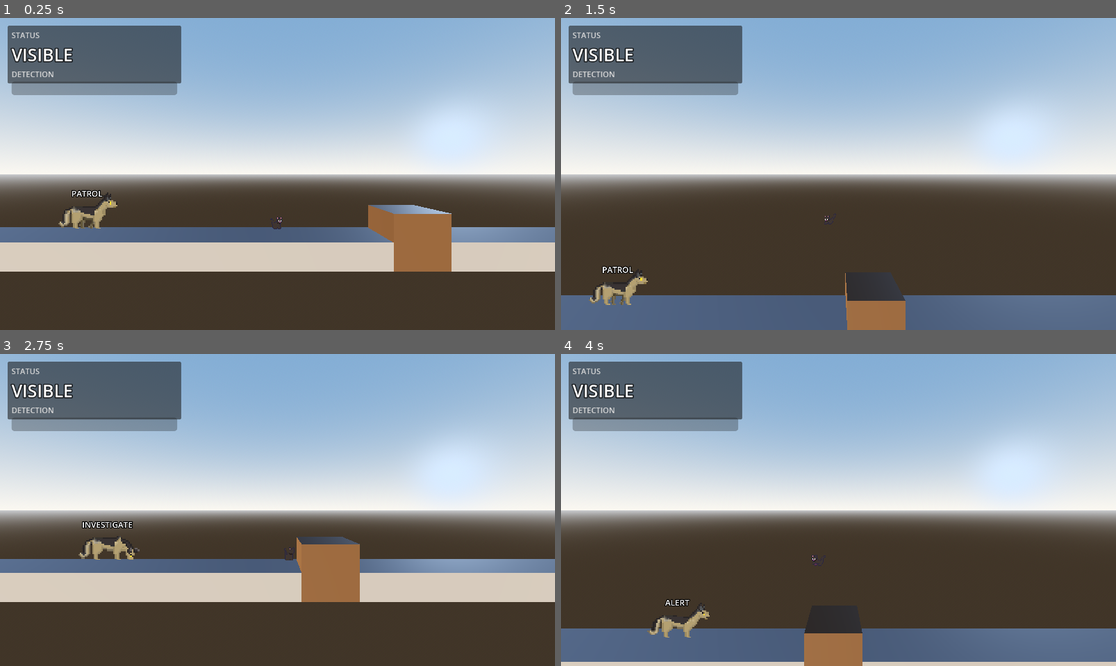
Above: before the commit, frames 1-4 (two rows, left to right).
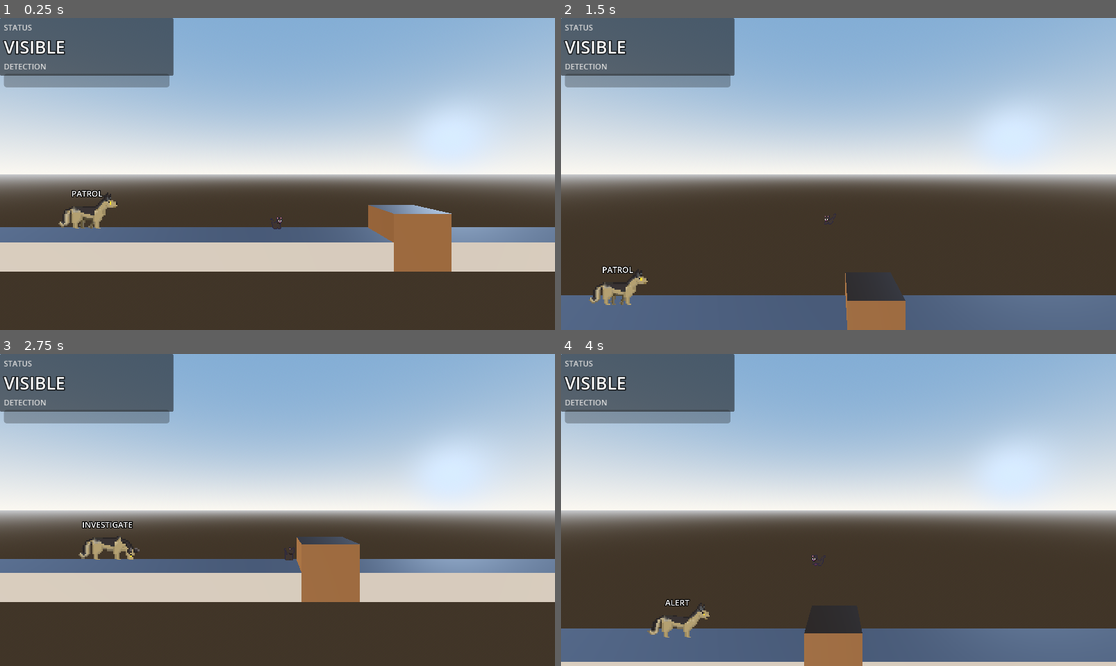
Above: after the commit, the same moments.

Repository: droptablestar/sneaky_cat2d
Game: Godot game, scene res://main.tscn
The game is run twice, just before and just after one commit, with the same random seed, the same clock (stepped at 60 frames per second) and the same inputs.
Inputs (mouse positions are in pixels of both pictures, inside the frame that each line leads up to):
- Up to frame 1 (0.25 s): no input
- Up to frame 2 (1.5 s): tap Enter (ui_accept) at 0.5, 0.77 s; move the mouse to (960, 158) at 0.52 s; hold Right (ui_right) 0.53-1.28 s; tap F (hide_toggle) at 0.6 s; click (960, 158) at 0.67 s; move the mouse to (727, 189) at 1.27 s; hold Left (ui_left) from 1.28 s (still down); tap Space at 1.35 s; click (727, 189) at 1.42 s
- Up to frame 3 (2.75 s): tap Enter (ui_accept) at 1.52 s; move the mouse to (333, 441) at 2.02 s; release Left (ui_left) at 2.03 s; hold Right (ui_right) from 2.03 s (still down); tap F (hide_toggle) at 2.1 s; click (333, 441) at 2.17 s
- Up to frame 4 (4 s): move the mouse to (810, 572) at 2.77 s; tap Space at 2.85 s; click (810, 572) at 2.92 s; tap Enter (ui_accept) at 3.02, 3.77 s; move the mouse to (1005, 556) at 3.52 s; release Right (ui_right) at 3.53 s; hold Left (ui_left) from 3.53 s (still down); tap F (hide_toggle) at 3.6 s; click (1005, 556) at 3.67 s

The runs differ from the first frame. In frame 1, 3.7% of the frame differs, in the area x 0-33%, y 0-25%; in frame 2, 3.7%; in frame 3, 3.7%; in frame 4, 3.7%.

Commit message:
ADD: pulsing for detection meter

Diff:
--- a/src/ui/hud.gd
+++ b/src/ui/hud.gd
@@ -3,6 +3,14 @@
 ## Displays player hidden status and enemy detection meter.
 ## Uses signals from player and enemy for efficient updates (no polling).
 extends CanvasLayer
+
+# Detection FX tuning
+@export var fx_min_alpha: float = 0.0
+@export var fx_max_alpha: float = 0.45
+@export var bpm_min: float = 60.0
+@export var bpm_max: float = 180.0
+@export var beat_flash: float = 0.12  # extra alpha on beat
+@export var beat_decay: float = 10.0  # higher = snappier falloff
 
 ## Reference to player node
 var _player: Node = null
@@ -10,15 +18,85 @@
 ## Reference to enemy node
 var _enemy: Node = null
 
-## Detection meter progress bar (0-100)
-@onready var detection_bar: ProgressBar = %DetectionBar
+var _det_norm: float = 0.0
+var _beat_timer: float = 0.0
+var _beat_kick: float = 0.0
 
-## Label showing HIDDEN or VISIBLE status
+@onready var detection_bar: Range = %DetectionBar
 @onready var hidden_status_label: Label = %HiddenStatusLabel
+@onready var _vignette: ColorRect = $Root/DirectionFX/Vignette
+@onready var _direction_fx: Control = $Root/DirectionFX
 
 
 func _ready() -> void:
+	# Turn the HUD UI on (tscn has everything hidden)
+	$Root.visible = true
+	$Root/Panel.visible = true
+	$Root/Panel/VBox.visible = true
+	%HiddenStatusLabel.visible = true
+	%DetectionBar.visible = true
+	$Root/Panel/VBox/HiddenTitle.visible = true
+	$Root/Panel/VBox/DetectionTitle.visible = true
+
+	_direction_fx.set_anchors_preset(Control.PRESET_FULL_RECT)
+	_vignette.set_anchors_preset(Control.PRESET_FULL_RECT)
+
+	var root: Control = $Root
+	root.set_anchors_preset(Control.PRESET_FULL_RECT)
+	root.offset_left = 0.0
+	root.offset_top = 0.0
+	root.offset_right = 0.0
+	root.offset_bottom = 0.0
+
+	# Ensure game starts with no overlay (no first-frame flash).
+	$Root/DirectionFX.visible = true
+	_vignette.visible = false
+
+	_vignette.color.a = 1.0
+	_vignette.self_modulate.a = 0.0
+	_vignette.visible = false
+
 	_connect_to_game_entities()
+	assert(_vignette, "HUD requires node at $Root/DirectionFX/Vignette (ColorRect).")
+
+
+func _process(delta: float) -> void:
+	if _vignette == null:
+		return
+
+	# _det_norm must be in [0,1]
+	var det: float = detection_bar.value
+	var t: float = clamp(det / 100.0, 0.0, 1.0)
+
+	# If no detection, effect must be fully off (no baseline pulse).
+	if t <= 0.0:
+		_vignette.visible = false
+		_vignette.self_modulate.a = 0.0
+	else:
+		_vignette.visible = true
+		var pulse := 0.5 + 0.5 * sin(Time.get_ticks_msec() / 1000.0 * TAU * 2.0)  # 2Hz
+		_vignette.self_modulate.a = t * pulse
+
+	# Base intensity grows nonlinearly near the top
+	var base_alpha: float = lerpf(fx_min_alpha, fx_max_alpha, t * t)
+
+	# Beat frequency ramps with detection
+	var bpm: float = lerpf(bpm_min, bpm_max, t)
+	var beat_period: float = 60.0 / max(bpm, 1.0)
+
+	_beat_timer += delta
+	if _beat_timer >= beat_period:
+		_beat_timer -= beat_period
+		_beat_kick = 1.0
+
+	# Decay the beat kick
+	_beat_kick = max(_beat_kick - delta * beat_decay, 0.0)
+
+	# Apply: alpha + small beat flash
+	var a: float = clampf(base_alpha + _beat_kick * beat_flash, 0.0, 1.0)
+	var m: Color = _vignette.self_modulate
+	m.a = a
+	_vignette.self_modulate = m
 
 
 ## Connects to player and enemy signals for reactive updates.
@@ -51,3 +129,4 @@
 ## Updates detection bar when enemy detection meter changes
 func _on_detection_meter_changed(value: float) -> void:
 	detection_bar.value = value
+	_det_norm = float(value) / float(GameConstants.DETECTION_METER_MAX)
--- a/src/ui/hud.tscn
+++ b/src/ui/hud.tscn
@@ -1,29 +1,28 @@
-[gd_scene load_steps=2 format=3]
+[gd_scene load_steps=2 format=3 uid="uid://dnpahehrirrfg"]
 
-[ext_resource type="Script" path="res://src/ui/hud.gd" id="1_19uhp"]
+[ext_resource type="Script" uid="uid://dm011mfayvsn" path="res://src/ui/hud.gd" id="1_19uhp"]
 
 [node name="HUD" type="CanvasLayer"]
 script = ExtResource("1_19uhp")
 
 [node name="Root" type="Control" parent="."]
+visible = false
 layout_mode = 3
 anchors_preset = 0
 offset_left = 16.0
 offset_top = 16.0
 offset_right = 16.0
 offset_bottom = 16.0
-size_flags_horizontal = 1
-size_flags_vertical = 1
 
 [node name="Panel" type="Panel" parent="Root"]
+visible = false
 self_modulate = Color(1, 1, 1, 0.95)
 layout_mode = 0
-offset_left = 0.0
-offset_top = 0.0
 offset_right = 360.0
 offset_bottom = 120.0
 
 [node name="VBox" type="VBoxContainer" parent="Root/Panel"]
+visible = false
 layout_mode = 0
 offset_left = 8.0
 offset_top = 8.0
@@ -33,27 +32,52 @@
 size_flags_vertical = 3
 
 [node name="HiddenTitle" type="Label" parent="Root/Panel/VBox"]
+visible = false
 modulate = Color(0.85, 0.85, 0.85, 1)
+layout_mode = 2
 text = "STATUS"
 
 [node name="HiddenStatusLabel" type="Label" parent="Root/Panel/VBox"]
 unique_name_in_owner = true
+visible = false
 custom_minimum_size = Vector2(0, 40)
+layout_mode = 2
+theme_override_colors/font_outline_color = Color(0, 0, 0, 0.8)
 theme_override_constants/line_spacing = 6
 theme_override_constants/outline_size = 8
-theme_override_colors/font_outline_color = Color(0, 0, 0, 0.8)
 theme_override_font_sizes/font_size = 36
 text = "VISIBLE"
 
 [node name="DetectionTitle" type="Label" parent="Root/Panel/VBox"]
+visible = false
 modulate = Color(0.85, 0.85, 0.85, 1)
+layout_mode = 2
 text = "DETECTION"
 
 [node name="DetectionBar" type="ProgressBar" parent="Root/Panel/VBox"]
 unique_name_in_owner = true
+visible = false
 custom_minimum_size = Vector2(320, 28)
-value = 0.0
-min_value = 0.0
-max_value = 100.0
+layout_mode = 2
 step = 0.0
 show_percentage = false
+
+[node name="DirectionFX" type="Control" parent="Root"]
+visible = false
+anchors_preset = 15
+offset_left = 0.0
+offset_top = 0.0
+offset_right = 0.0
+offset_bottom = 0.0
+
+[node name="Vignette" type="ColorRect" parent="Root/DirectionFX"]
+visible = false
+self_modulate = Color(1, 1, 1, 0)
+layout_mode = 0
+mouse_filter = 2
+color = Color(0, 0, 0, 0)
+anchors_preset = 15
+offset_left = 0.0
+offset_top = 0.0
+offset_right = 0.0
+offset_bottom = 0.0
